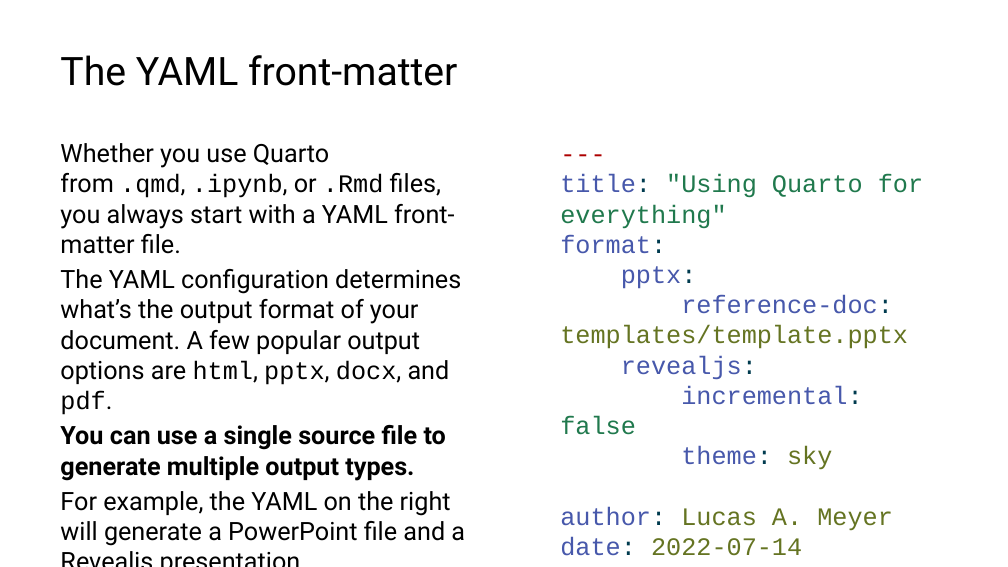
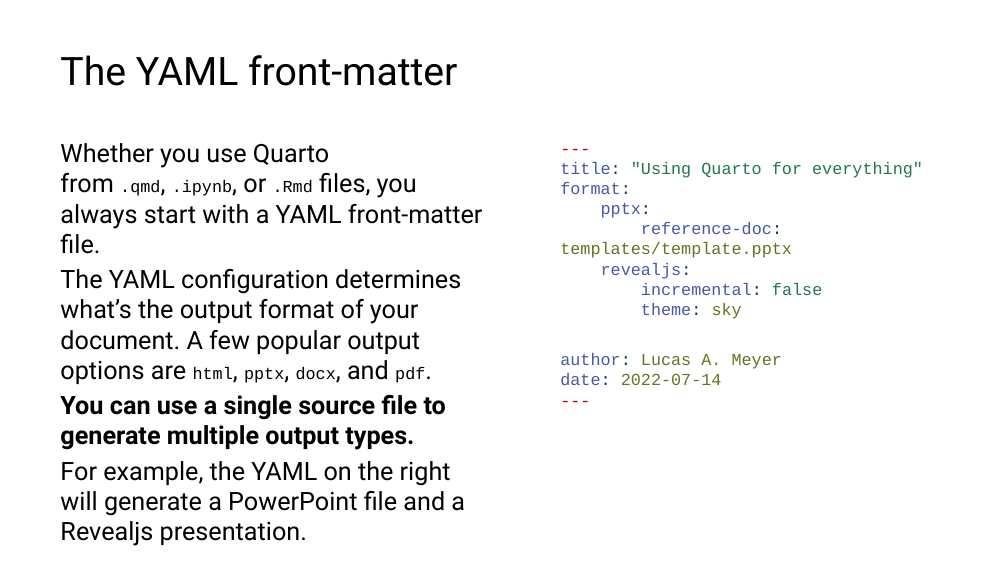
Before and after one commit to lucas-a-meyer/using-quarto, a slide deck: slide 11 of docs/presentation-orig.pptx. Drawn at 1008x567 pixels with LibreOffice and Linux fonts; fonts in the diff are those of the drawing. Boxes give left, top, right and bottom in pixels: in the first picture for what was removed or moved away, otherwise in the second. Text is boxed around its words. In the diff, an @@ line names an element or a change of style, - is before the commit and + after.

```diff
--- a/docs/presentation-orig.pptx
+++ b/docs/presentation-orig.pptx
@@ text at (60,143,483,384): size 18 to 12 pt in ".qmd, .ipynb, .Rmd", "html, pptx, docx, pdf." @@
@@ text "--- title: "Using Quarto for ..." at (560,162,923,385): size 18 to 12 pt; less space between paragraphs @@
```
Also in this commit, not shown: 9 other slides changed, 2 other files.
